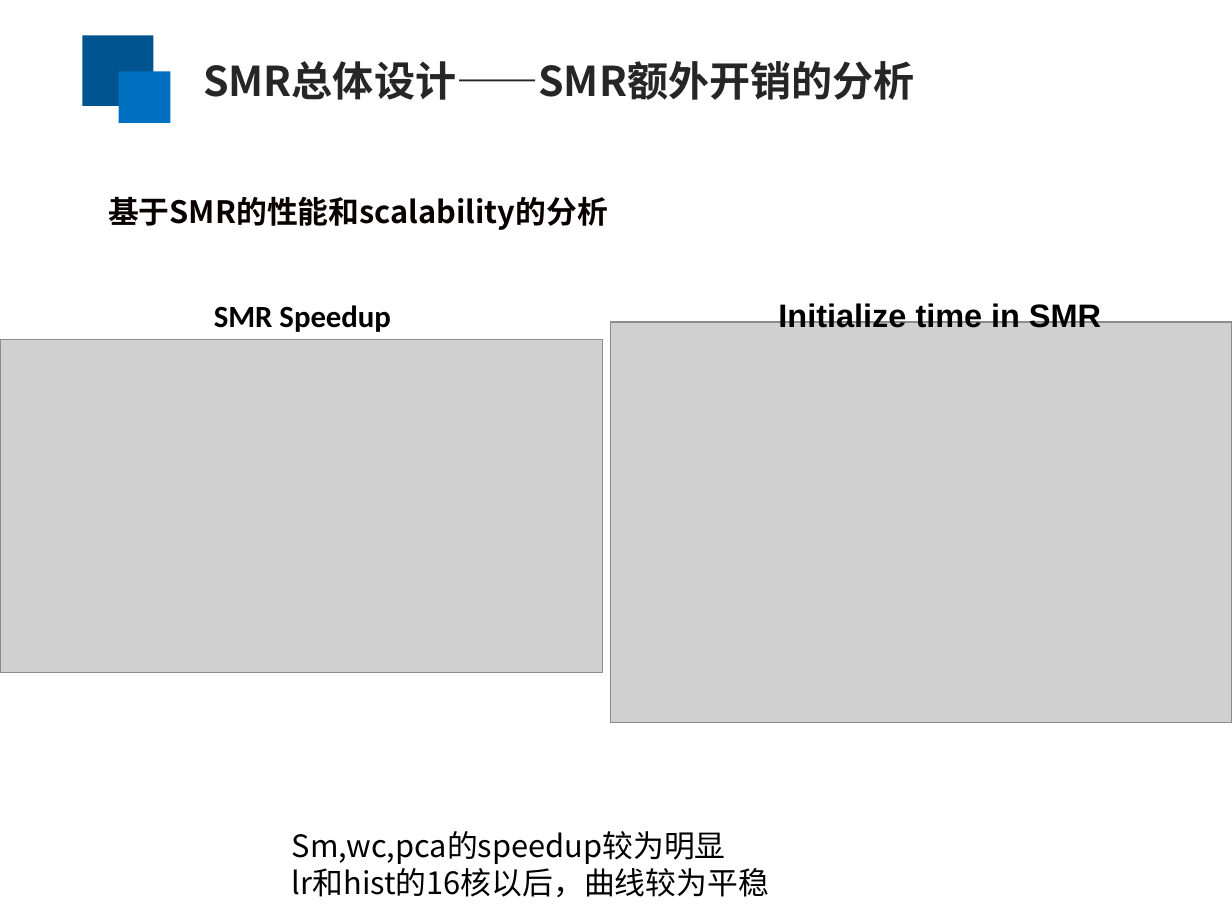
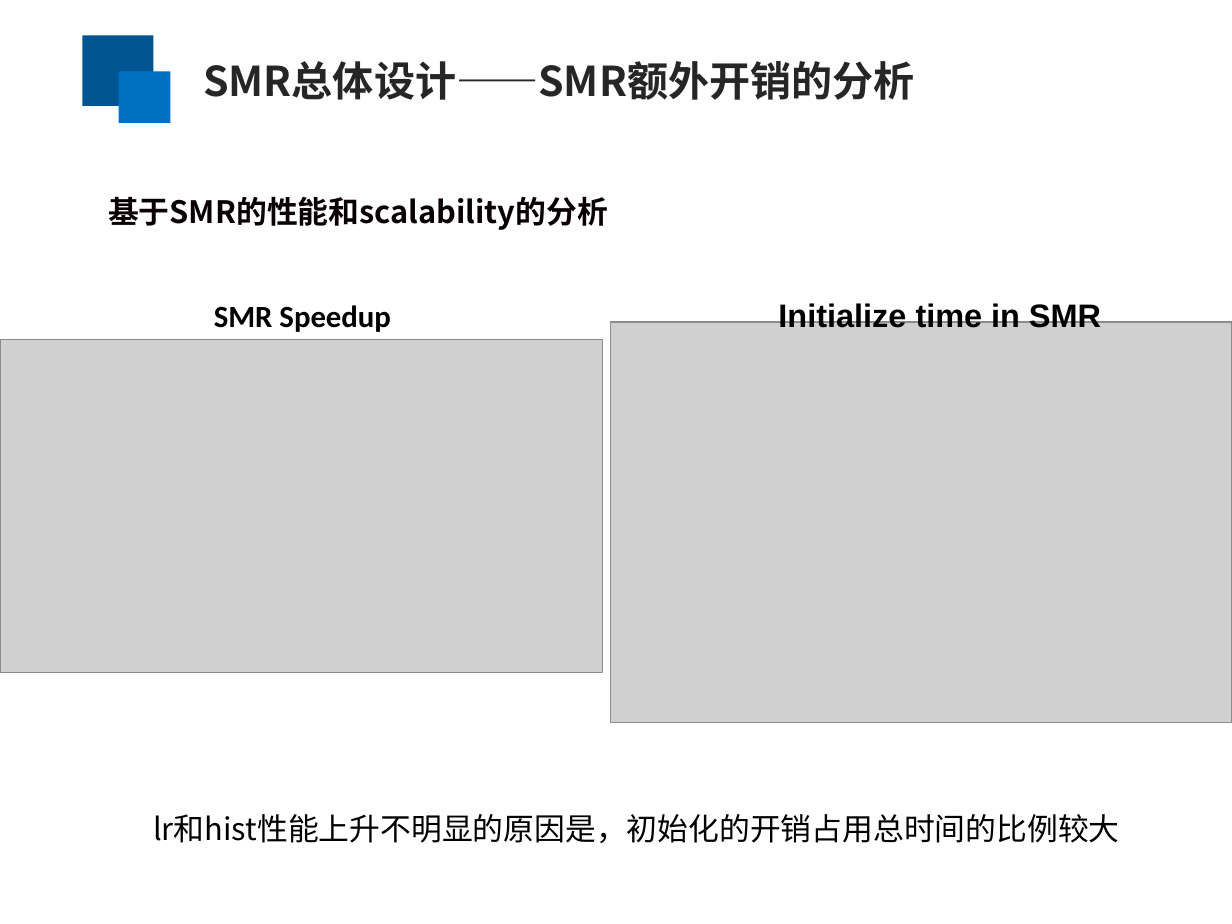
Before and after one commit to yufenyu/work, a slide deck: slide 24 of dmr_paper/paper/chinaSys-2016.ppt (slide 28 before the commit). Drawn at 1232x924 pixels with LibreOffice and Linux fonts; fonts in the diff are those of the drawing; grey boxes stand for pictures. Boxes give left, top, right and bottom in pixels: in the first picture for what was removed or moved away, otherwise in the second. Text is boxed around its words. In the diff, an @@ line names an element or a change of style, - is before the commit and + after.

```diff
--- a/dmr_paper/paper/chinaSys-2016.ppt
+++ b/dmr_paper/paper/chinaSys-2016.ppt
@@ text added at <box>153,814,1119,843</box>, 18 pt, text #000000 @@
+lr和hist性能上升不明显的原因是，初始化的开销占用总时间的比例较大
@@ text removed at <box>292,831,769,897</box> @@
-Sm,wc,pca的speedup较为明显
-lr和hist的16核以后，曲线较为平稳
```
Also in this commit, not shown: 14 other slides changed, 4 slides removed.
